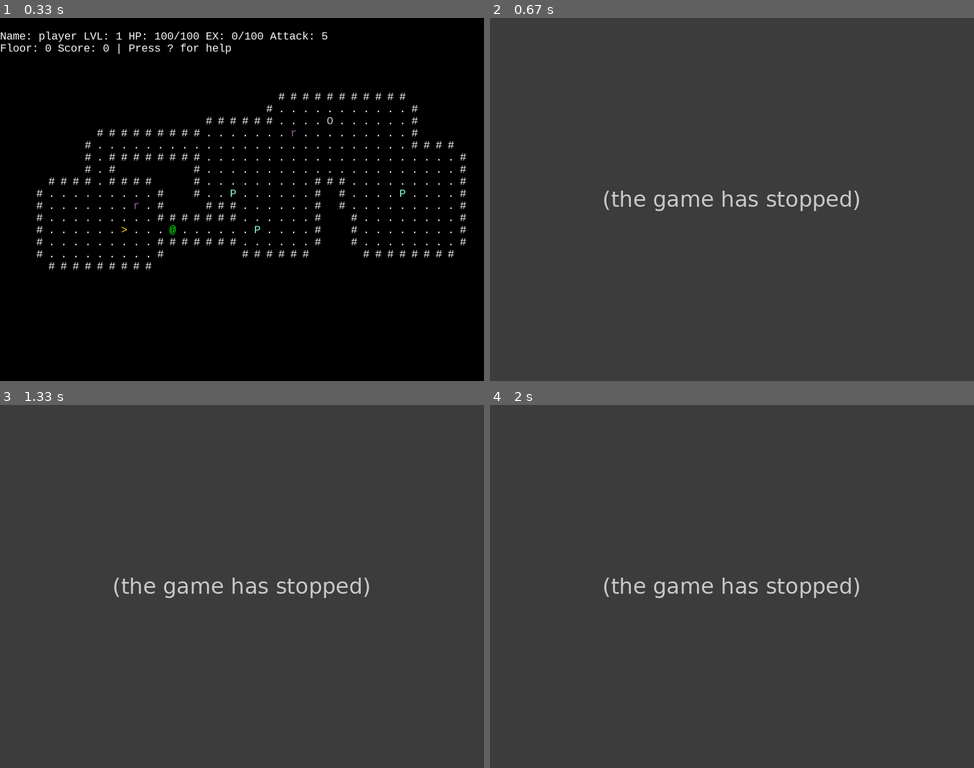
Above: before the commit, frames 1-4 (two rows, left to right).
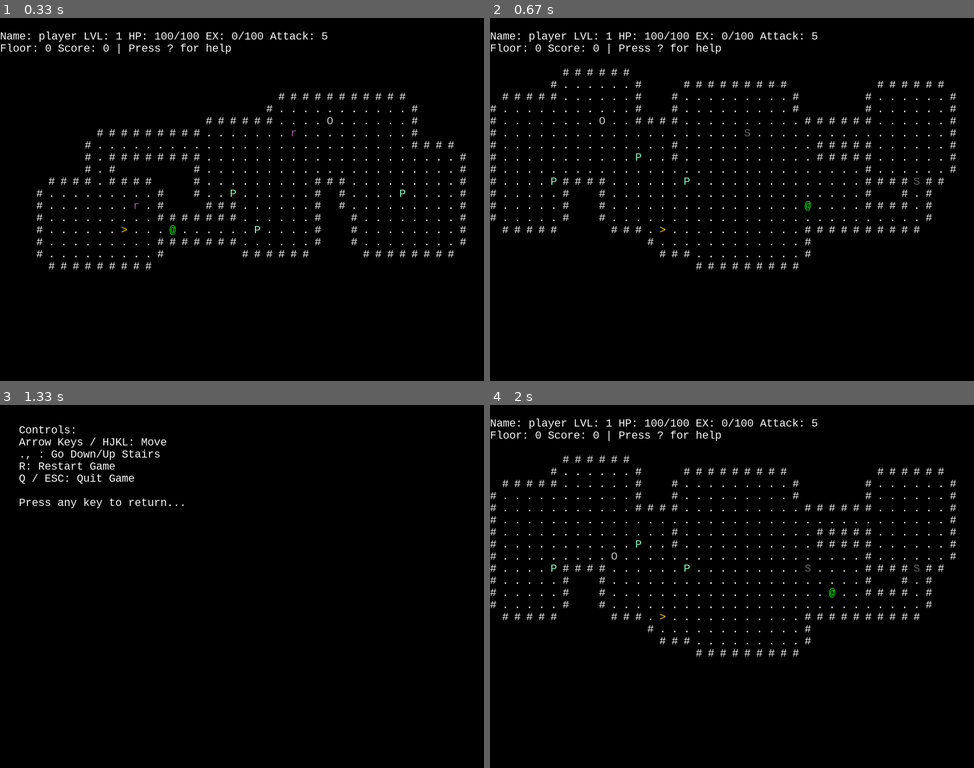
Above: after the commit, the same moments.

Repository: pyrotek45/pygame-roguehack
Game: pygame game, started from game.py
The game is run twice, just before and just after one commit, with the same random seed, the same clock (stepped at 60 frames per second) and the same inputs.
Inputs:
- Up to frame 1 (0.33 s): no input
- Up to frame 2 (0.67 s): hold R from 0.33 s (still down); hold Right from 0.33 s (still down)
- Up to frame 3 (1.33 s): release R at 0.8 s; release Right at 0.8 s; hold Right 0.83-1.3 s; tap / at 0.98 s
- Up to frame 4 (2 s): hold Up 1.33-1.63 s; hold Right from 1.67 s (still down); tap , at 1.82 s

Frame 1 is identical in both runs. In frame 2, 99% of the frame differs, in the area x 0-100%, y 0-100%; in frame 3, 100%; in frame 4, 99%.
Error before the commit: UnboundLocalError: cannot access local variable 'player' where it is not associated with a v...; the game stopped at 0.33 s (later frames are placeholders)

Commit message:
fixed a bug with world not resetting

Diff:
--- a/game.py
+++ b/game.py
@@ -24,10 +24,10 @@
     HELP = auto()
 
 class World:
-    def __init__(self, player):
+    def __init__(self):
         self.state = State.OVERWORLD
 
-        self.player = player
+        self.player = Entity("player", 5, 5, 100, 5, (0,255,0), "@")
 
         self.floors = [Floor(self, GRID_W, GRID_H)]
         self.current_floor = 0
@@ -35,8 +35,19 @@
 
         self.log = []
 
-        self.map.add_entity(player)
-
+        self.map.add_entity(self.player)
+
+    def reset(self):
+        self.state = State.OVERWORLD
+
+        self.player = Entity("player", 5, 5, 100, 5, (0,255,0), "@")
+
+        self.floors = [Floor(self, GRID_W, GRID_H)]
+        self.current_floor = 0
+        self.add_mobs(3)
+
+        self.log = []
+        self.map.add_entity(self.player)
 
     def add_mobs(self, num):
         for _ in range(num):
@@ -91,6 +102,8 @@
 
     def update(self):
         self.map.update()
+        if self.player.health <= 0:
+            self.state = State.GAMEOVER
 
     def draw_overview(self):
         color = (255, 255, 255)
@@ -192,11 +205,10 @@
         match self.state:
             case State.OVERWORLD:
                 self.draw_overview()
+            case State.GAMEOVER:
+                self.draw_gameover()
             case State.HELP:
                 self.draw_help()
-            case State.GAMEOVER:
-                self.draw_gameover()
-
 
     def handle_input(self, input):
         match self.state:
@@ -229,46 +241,34 @@
                             world.go_up_stairs()
 
                     case pygame.K_r:
-                        self = World(player)
+                        self.reset()
 
                     case pygame.K_q :
                         pygame.quit()
                         sys.exit()
 
+                    case pygame.K_SLASH:
+                        self.state = State.HELP
+
                     case _:
                         pass
 
             case State.GAMEOVER:
                 match input:
-                    case pygame.QUIT:
-                        pygame.quit()
-                        sys.exit()
                     case pygame.K_r:
-                        player = Entity("player", 5, 5, 100, 5, (0,255,0), "@")
-                        # a default world starts with the overworld state
-                        self = World(player)
+                        self.reset()
                     case _:
                         pass
 
             case State.HELP:
                 match input:
-                    case pygame.QUIT:
-                        pygame.quit()
-                        sys.exit()
-
-                    case pygame.K_r:
-                        player = Entity("player", 5, 5, 100, 5, (0,255,0), "@")
-                        self = World(player)
-
                     case _:
                         self.state = State.OVERWORLD
                 pass
 
 
-
-
-player = Entity("player", 5, 5, 100, 5, (0,255,0), "@")
-world = World(player)
+# main game setup
+world = World()
 
 while True:
     for event in pygame.event.get():
@@ -280,5 +280,6 @@
             world.update()
 
     world.draw()
+
     pygame.display.flip()
     clock.tick(30)
